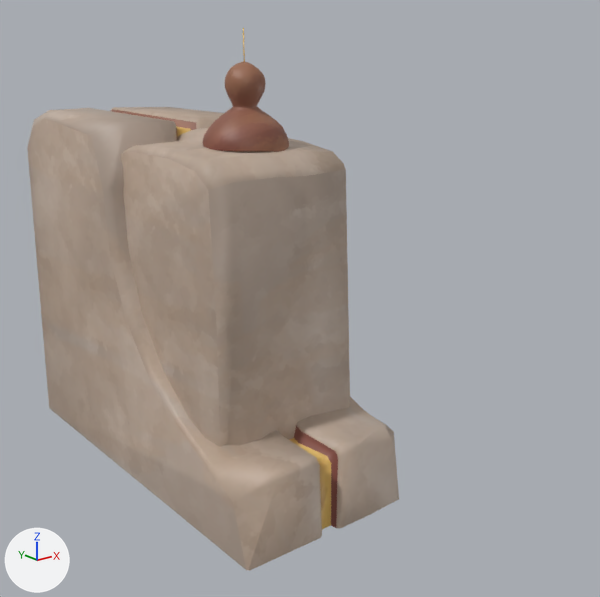
An edit to the FBX model Assets/_Graphs/Meshs/Wall/WallUV2/BRUME_WallDetails.fbx, drawn before and after from the same camera.
Both versions are drawn from a camera (50 mm lens) standing at (-2.01, -3.16, 1.92) and looking at (0.61, 0.12, 0.61). Lighting does not change. The marker at lower left points along +X, +Y and +Z.

Objects in the first picture: 'BRUME_Poteau_1', 'BRUME_Poteau_2'.
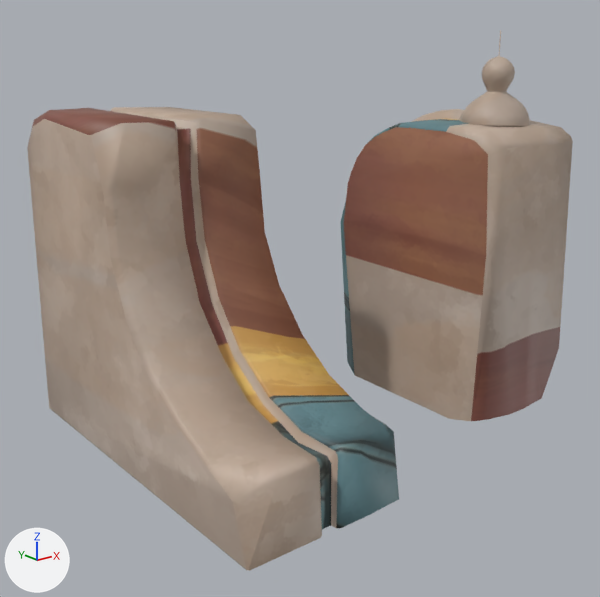
The newer file is also turned or shifted as a whole; pictures and numbers use the older file's frame.

What changed in the scene script:
```text
Change me_cylinder_003:
    where me_cylinder_003.from_pydata(...)  # 145 vertices, 138 faces; spans x -0.43..0.43, y -0.85..1.09, z -0.07..1.57
    used by ob_brume_poteau_1; location = (0.0, 0.0, 0.0)
    me_cylinder_003 part 1: texture (UV) coordinates of 138 of 138 faces, centred in x -0.43..0.43, y -0.85..1.09, z 0.08..1.57, changed; they spanned u -0.01..1.0, v 0.01..0.65 and now span u 0.0..0.99, v 0.0..0.82
Add me_mesh:
    me_mesh.from_pydata(...)  # 526 vertices, 1006 faces; spans x -0.37..0.37, y -0.57..0.62, z -0.08..1.96
    me_mesh.materials.append(mat_m_trimsheet)  # picture img_t_trim_d_png
Remove ob_brume_poteau_2:
    ob_brume_poteau_2 = bpy.data.objects.new('BRUME_Poteau_2', me_cylinder)
    ob_brume_poteau_2.location = (0.0, 0.0, 0.0)
Add ob_brume_poteau_2_low:
    ob_brume_poteau_2_low = bpy.data.objects.new('BRUME_Poteau_2_low', me_mesh)
    ob_brume_poteau_2_low.location = (1.617, 0.0, 0.0)
```

Where the change shows, as pixel boxes (x1, y1, x2, y2) in the pictures (600 x 597 px):
'BRUME_Poteau_2_low', added (brown)
    after: (340, 30, 573, 421)
'BRUME_Poteau_2', deleted (brown)
    before: (120, 28, 350, 447)
part 1 of me_cylinder_003, surface changed
    both: (27, 107, 399, 571)
